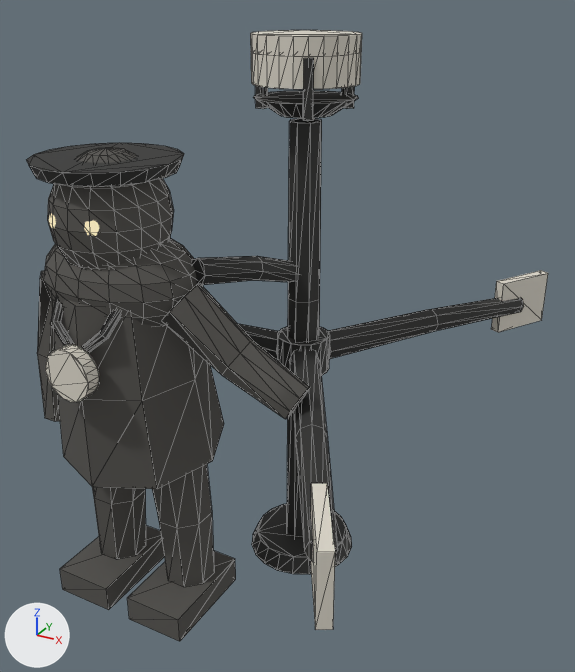
One commit to the glTF model assets/monsters/minibosses/changer.glb: the scene before it, then after it.
One viewpoint serves both versions: a camera (50 mm lens) standing at (2.25, -2.61, 2.9) and looking at (0.42, 0.72, 1.24). Every picture has the same lights, and +X, +Y and +Z are marked at lower left. The picture after the commit comes second. Mesh edges are drawn as thin lines on the coarser meshes. Where no turn or scale is listed for an object, it has been applied to the vertices. Vertices at exactly the same position are counted once.

The first picture shows 'changer_body', 'changer_bone', 'changer_dark' and 1 more.
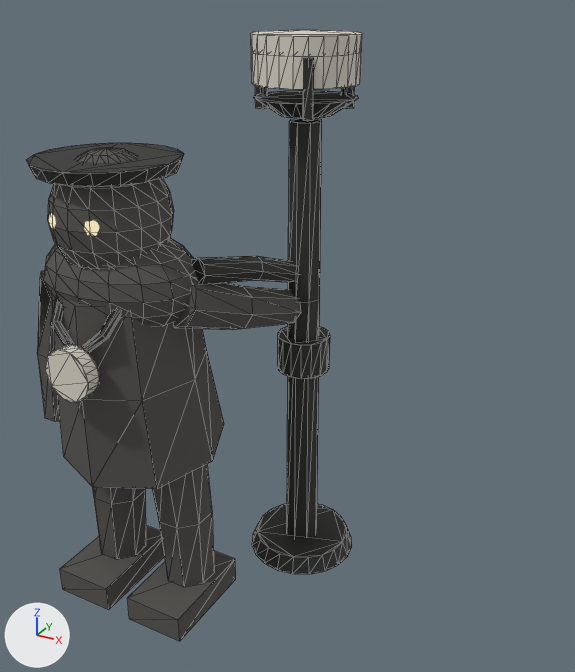
Where the change shows, as pixel boxes (x1, y1, x2, y2) in the pictures (575 x 672 px; the box of a moved part takes in the faces that stretch with it):
'changer_body', reshaped
    before: (37, 148, 310, 641)
    after: (37, 148, 301, 641)
'changer_dark', reshaped (33% narrower)
    before: (27, 58, 524, 574)
    after: (27, 58, 359, 574)
'changer_bone', reshaped (37% narrower, 38% shorter)
    before: (45, 30, 548, 630)
    after: (45, 30, 362, 402)
part 1 of me_changer_body, moved or reshaped
    before: (163, 284, 310, 419)
    after: (173, 278, 301, 330)
part 2 of me_changer_bone, deleted
    before: (491, 270, 548, 332)
part 3 of me_changer_bone, deleted
    before: (311, 483, 335, 630)
part 4 of me_changer_dark, deleted
    before: (238, 298, 524, 561)

Patch to the scene script:
```diff
--- a/assets/monsters/minibosses/changer.glb.py
+++ b/assets/monsters/minibosses/changer.glb.py
@@ me_changer_body @@
 # used by ob_changer_body; location = (0.0, 0.0, 0.0)
-me_changer_body.from_pydata(...)  # 428 vertices, 820 faces; spans x -0.5..0.9, y -0.36..0.43, z 0.0..2.3
+me_changer_body.from_pydata(...)  # 428 vertices, 820 faces; spans x -0.5..0.59, y -0.36..0.6, z 0.0..2.3
+# me_changer_body part 1: 24 of 428 vertices moved; they spanned x 0.25..0.9, y -0.16..0.11, z 1.21..1.76 and now span x 0.22..0.59, y -0.11..0.6, z 1.39..1.78; mean shift (-0.16, 0.25, 0.1); largest move (0.89, -0.03, 1.34) -> (0.57, 0.57, 1.53)
 me_changer_body.materials.append(mat_changer_body_ov)
@@ me_changer_bone @@
 # used by ob_changer_bone; location = (0.0, 0.0, 0.0)
-me_changer_bone.from_pydata(...)  # 112 vertices, 204 faces; spans x -1.15..1.44, y -0.86..2.13, z 1.03..2.72
+me_changer_bone.from_pydata(...)  # 88 vertices, 168 faces; spans x -0.12..0.8, y -0.43..0.87, z 1.29..2.72
+# me_changer_bone part 2: the loose piece of 8 vertices spanning x 1.21..1.44, y 1.78..2.13, z 1.03..1.34 is deleted
+# me_changer_bone part 3: the loose piece of 8 vertices spanning x 1.21..1.44, y -0.86..-0.51, z 1.03..1.34 is deleted
+# other edits to the shape of me_changer_bone do not show in these pictures
 me_changer_bone.materials.append(mat_changer_bone_ov)
@@ me_changer_dark @@
 # used by ob_changer_dark; location = (0.0, 0.0, 0.0)
-me_changer_dark.from_pydata(...)  # 452 vertices, 824 faces; spans x -1.02..1.36, y -0.74..2.01, z 0.04..2.7
+me_changer_dark.from_pydata(...)  # 356 vertices, 656 faces; spans x -0.32..0.84, y -0.41..0.92, z 0.04..2.7
+# me_changer_dark part 4: 6 loose pieces with 96 vertices, spanning x -1.02..1.36, y -0.74..2.01, z 1.05..1.31, are deleted
 me_changer_dark.materials.append(mat_changer_dark_ov)
```
